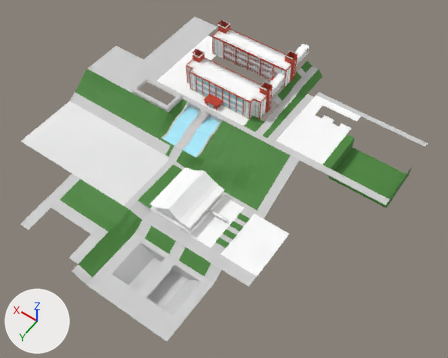
Before and after pictures for a commit that changed the FBX model Assets/Models/map.fbx.
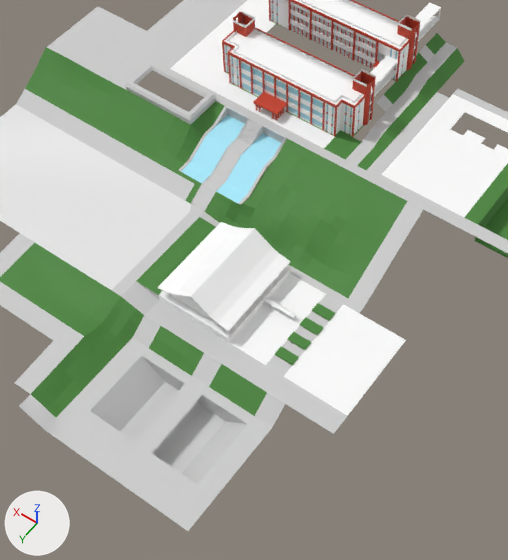
There are two pictures of each version: one whole from a 50 mm camera at (-2928.0, 3790.0, 4898.0) aimed at (-610.0, 545.0, -201.0), one close up on the part from 14% to 77% of the width and 12% to 100% of the height. Arrows for +X, +Y and +Z are at lower left; the lights stay in place. Where no turn or scale is listed for an object, it has been applied to the vertices. Vertices at the same position are counted once.

The first close-up shows 'lib_walls', 'school_ba_glass', 'school_ba_walls', 'school_bb_ground', 'school_bb_walls', 'terrain', 'walkroad'.
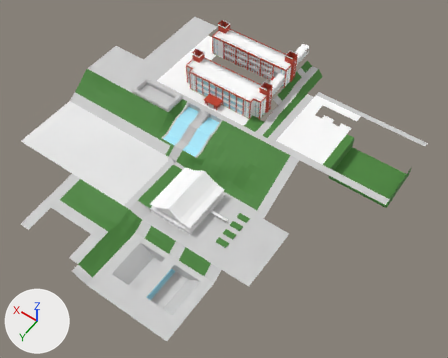
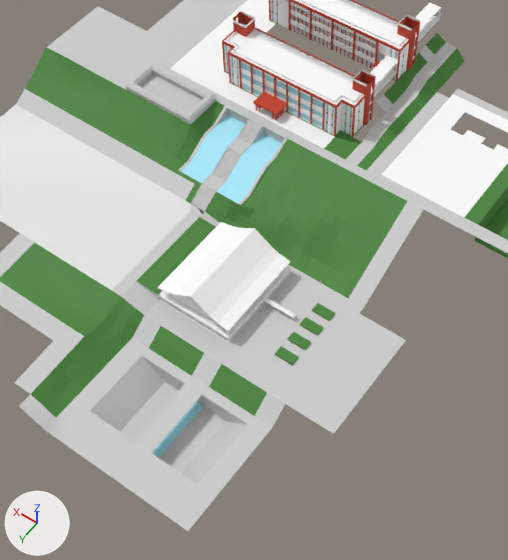
Edits to the scene script, one JSON object a line:
```json
{"block": "me_ground", "where": "# used by ob_walkroad; location = (0.0, 0.0, 0.0)"}
{"op": "remove", "block": "me_ground", "code": "me_ground.from_pydata(...)  # 503 vertices, 330 faces; spans x -2160.0..1536.0, y -1224.0..2232.0, z -504.0..126.0"}
{"op": "add", "block": "me_ground", "code": "me_ground.from_pydata(...)  # 785 vertices, 480 faces; spans x -2160.0..1536.0, y -1224.0..2232.0, z -504.0..126.0"}
{"block": "me_ground", "change": "me_ground part 1: 8 vertices moved from x -204.0..240.0, y 21.0..27.0, z 1.0..3.0 to x -221.0..257.0, y 21.0..27.0, z 1.0..3.0; 282 vertices added at x -264.0..806.0, y 28.0..672.0, z -297.0..42.0"}
{"block": "me_ground", "change": "me_ground part 2: 2 faces spanning x -1500.0..-708.0, y 672.0..1260.0, z -288.0 switch from mat_white (white #ffffff) to mat_estrada (light grey #cecece)"}
{"block": "me_ground", "change": "me_ground part 3: 1 face spanning x -756.0..-636.0, y 1572.0..2004.0, z -504.0 switches from mat_estrada (light grey #cecece) to mat_fonte (cyan #abedff)"}
```

Where the change shows, as pixel boxes [x1, y1, x2, y2] in the close-ups (508 x 560 px):
```json
{"part": 1, "of": "me_ground", "change": "built on", "before": [225, 105, 287, 138], "after": [137, 70, 287, 227]}
{"part": 2, "of": "me_ground", "change": "recoloured", "before": [229, 274, 406, 416], "after": [229, 274, 406, 416], "on screen": "white to grey"}
{"part": 3, "of": "me_ground", "change": "recoloured", "before": [152, 402, 203, 458], "after": [152, 402, 203, 458], "on screen": "grey to cyan"}
```
